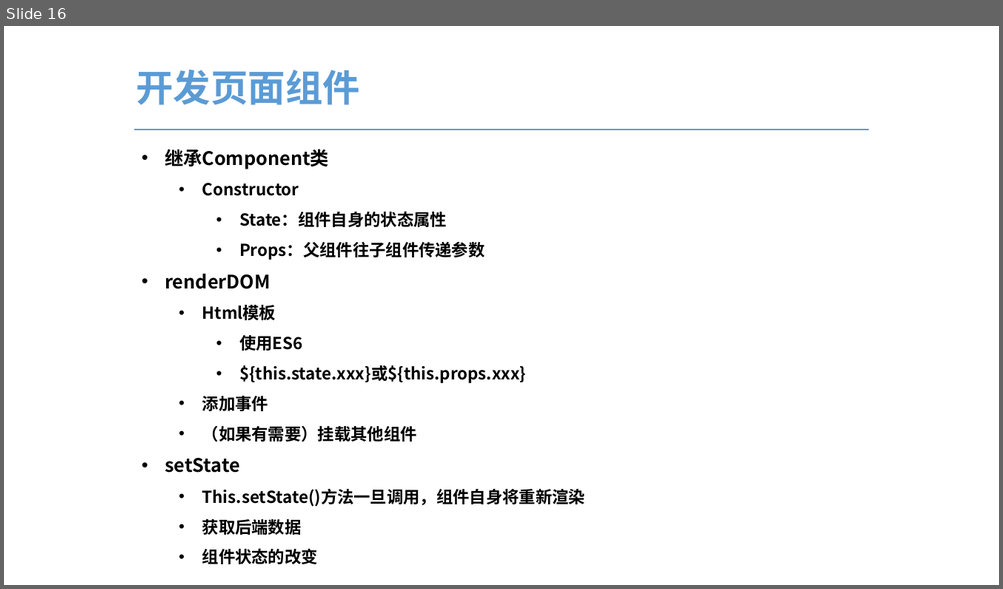
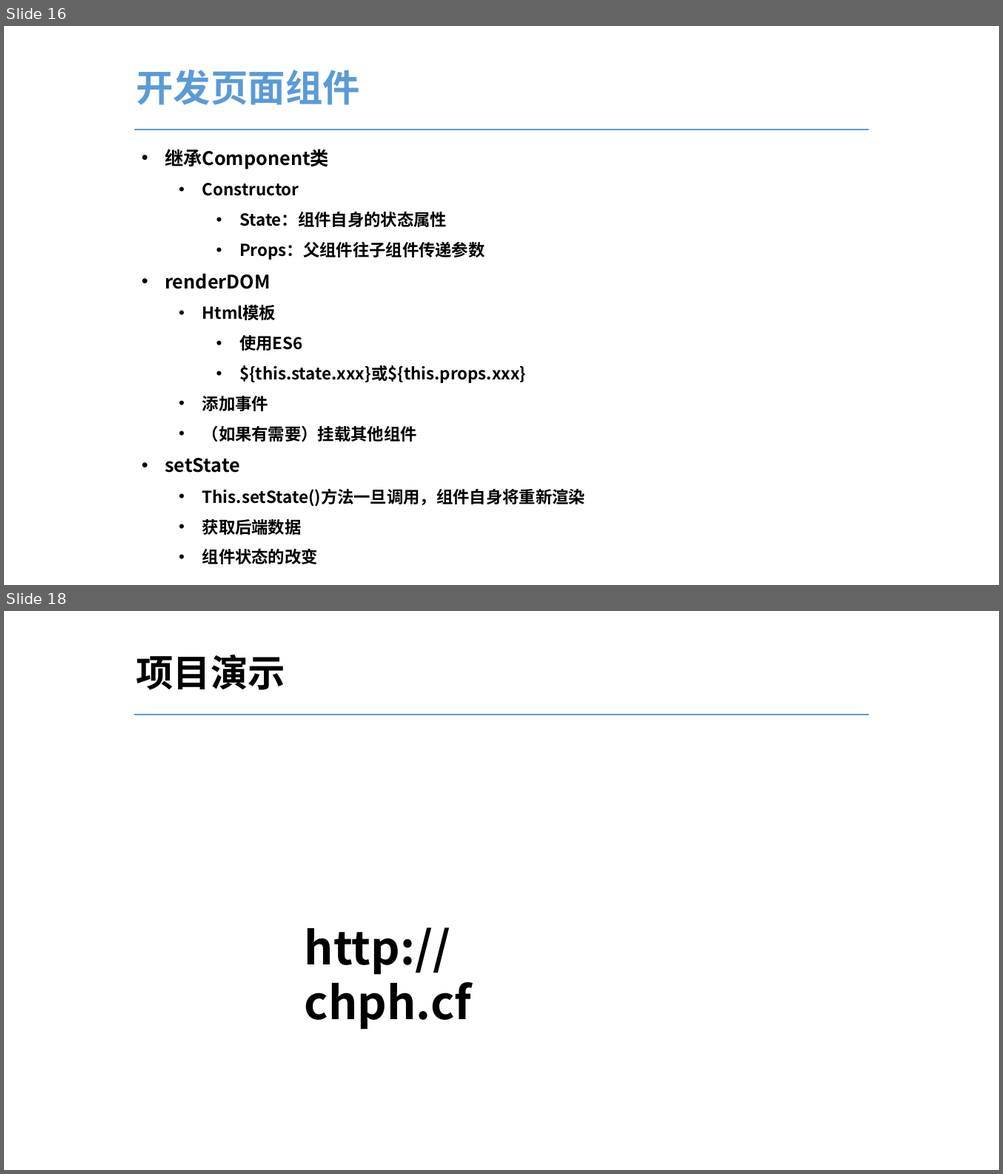
Before and after one commit to GStarP/CinemaManagementSystem, a slide deck: conference/大作业展示.pptx. Shown one above the other, each under a label of ours: slide 16 before the commit, slides 16 and 18 after it; the slides between them are not shown. The pictures are 1003x589 and 1003x1174 pixels, drawn with LibreOffice and Linux fonts; fonts in the diff are those of the drawing. Boxes give left, top, right and bottom in pixels: in the first picture for what was removed or moved away, otherwise in the second. Text is boxed around its words. In the diff, an @@ line names an element or a change of style, - is before the commit and + after.

```diff
--- a/conference/大作业展示.pptx
+++ b/conference/大作业展示.pptx
@@ slide 18 added at (4, 611, 999, 1170), background #FFFFFF @@
@@ text added at (136, 655, 286, 690), 36 pt, text #000000, bold @@
+项目演示
@@ line added from (134, 715) to (869, 715), #5B9BD5 1.5 pt @@
@@ text added at (304, 928, 472, 1030), 44 pt, text #000000, bold @@
+http://chph.cf
```
Also in this commit, not shown: 3 slides changed, 2 other files.
